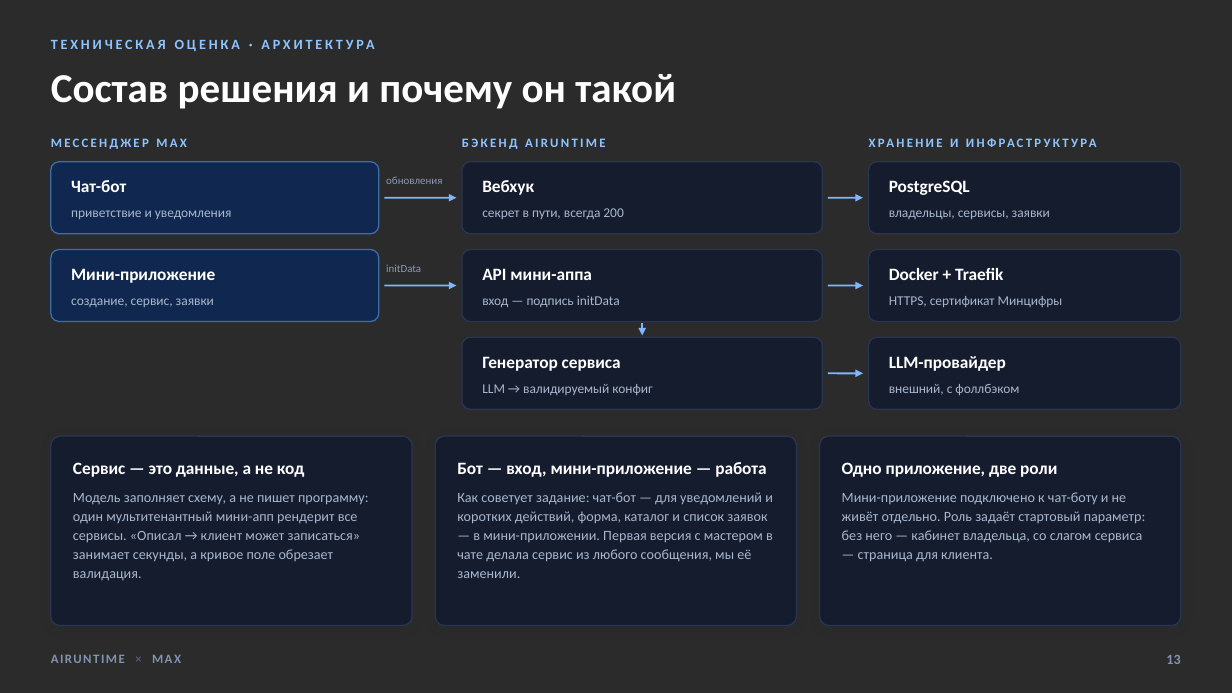
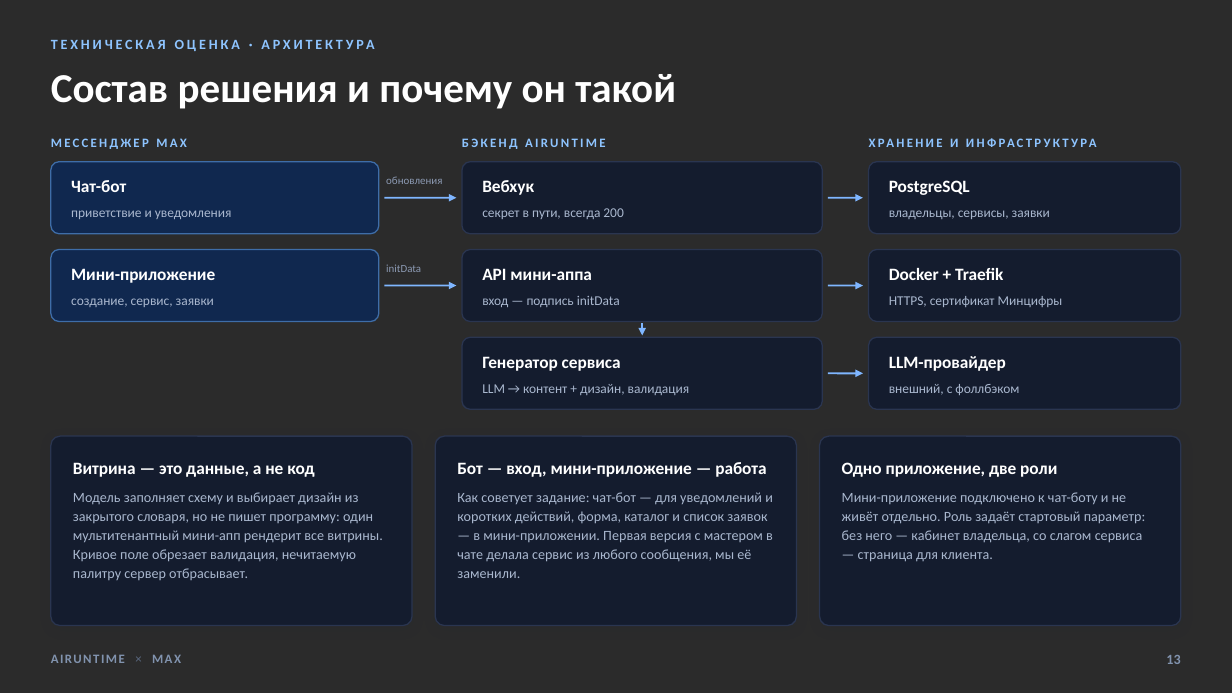
Before and after one commit to airuntime-ru/airuntime, a slide deck: slide 13 of docs/max-presentation/presentation.pptx. Drawn at 1232x693 pixels with LibreOffice and Linux fonts; fonts in the diff are those of the drawing; background and template pictures are left out; a plain dark background stands for a picture behind light text. Boxes give left, top, right and bottom in pixels: in the first picture for what was removed or moved away, otherwise in the second. Text is boxed around its words. In the diff, an @@ line names an element or a change of style, - is before the commit and + after.

```diff
--- a/docs/max-presentation/presentation.pptx
+++ b/docs/max-presentation/presentation.pptx
@@ text at (482,384,690,395): text changed @@
-LLM → валидируемый конфиг
+LLM → контент + дизайн, валидация
@@ text at (73,462,382,580): text changed @@
-Сервис — это данные, а не код
-Модель заполняет схему, а не пишет программу: один мультитенантный мини-апп рендерит все сервисы. «Описал → клиент может записаться» занимает секунды, а кривое поле обрезает валидация.
+Витрина — это данные, а не код
+Модель заполняет схему и выбирает дизайн из закрытого словаря, но не пишет программу: один мультитенантный мини-апп рендерит все витрины. Кривое поле обрезает валидация, нечитаемую палитру сервер отбрасывает.
```
Also in this commit, not shown: 18 other slides changed, 2 slides added, 1 slide removed, 33 other files.
